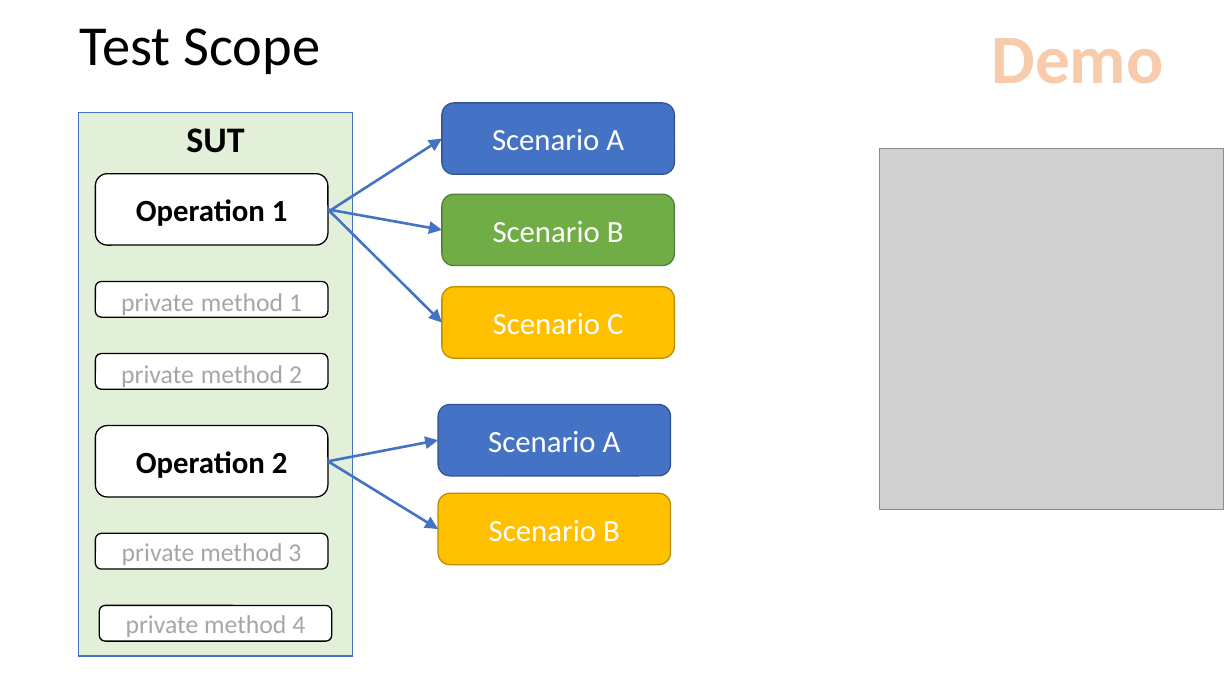
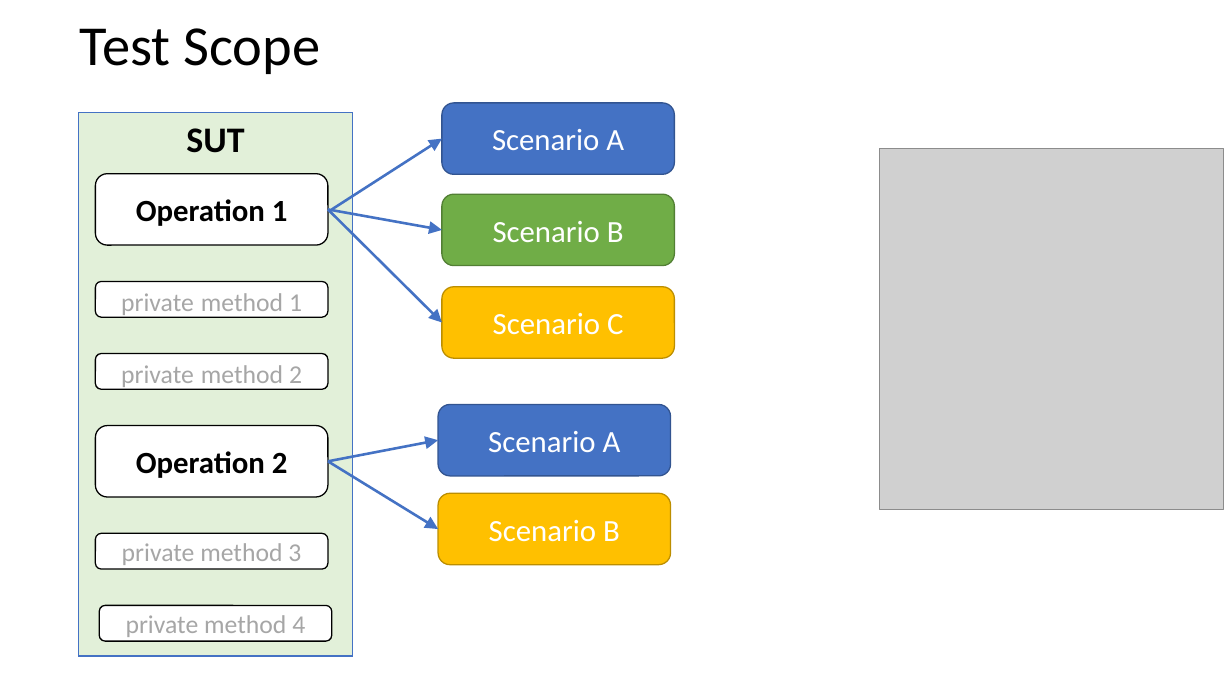
Before and after one commit to wschroder/UnitTestingDemo.GitHub, a slide deck: slide 8 of Effective Unit Testing.pptx (slide 5 before the commit). Drawn at 1232x693 pixels with LibreOffice and Linux fonts; fonts in the diff are those of the drawing; grey boxes stand for pictures. Boxes give left, top, right and bottom in pixels: in the first picture for what was removed or moved away, otherwise in the second. Text is boxed around its words. In the diff, an @@ line names an element or a change of style, - is before the commit and + after.

```diff
--- a/Effective Unit Testing.pptx
+++ b/Effective Unit Testing.pptx
@@ text removed at (991,38,1163,84) @@
-Demo
```
Also in this commit, not shown: 11 other slides changed, 3 slides added.
